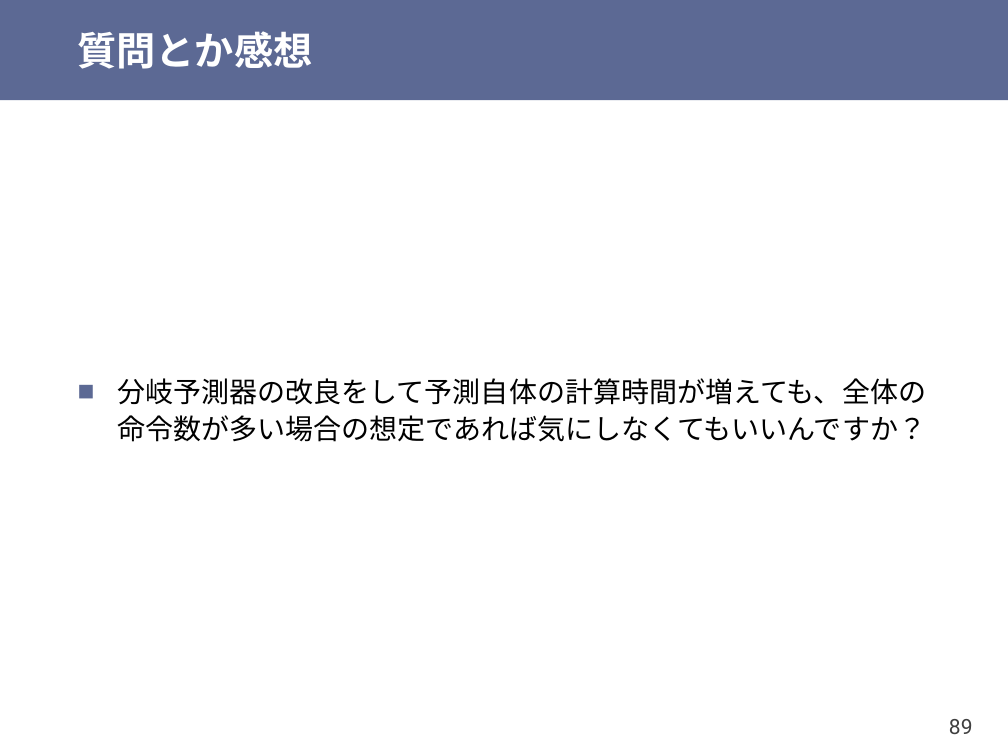
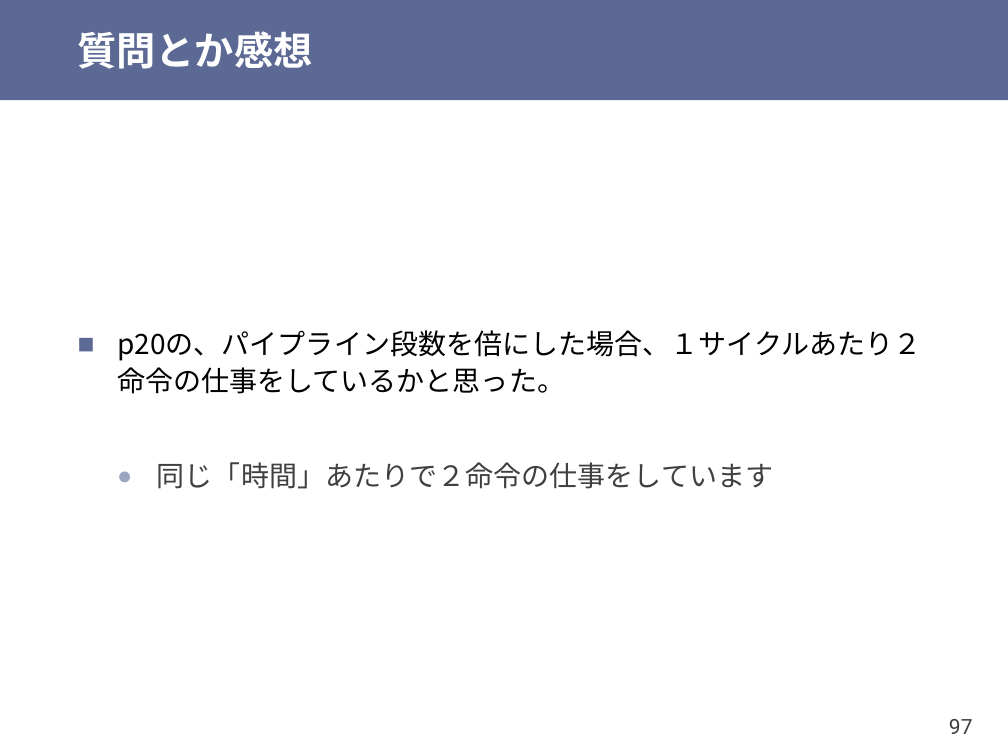
Before and after one commit to shioyadan/otya-computer-architecture-i, a slide deck: slide 97 of cai-shioya-09.pptx (slide 89 before the commit). Drawn at 1008x756 pixels with LibreOffice and Linux fonts; fonts in the diff are those of the drawing. Boxes give left, top, right and bottom in pixels: in the first picture for what was removed or moved away, otherwise in the second. Text is boxed around its words. In the diff, an @@ line names an element or a change of style, - is before the commit and + after.

```diff
--- a/cai-shioya-09.pptx
+++ b/cai-shioya-09.pptx
@@ text at (x1=117, y1=330, x2=921, y2=489): text changed @@
-■ 分岐予測器の改良をして予測自体の計算時間が増えても、全体の命令数が多い場合の想定であれば気にしなくてもいいんですか？
+■ p20の、パイプライン段数を倍にした場合、１サイクルあたり２命令の仕事をしているかと思った。
+  ● 同じ「時間」あたりで２命令の仕事をしています
@@ page number at (x1=949, y1=719, x2=973, y2=734): text changed @@
-89
+97
```
Also in this commit, not shown: 22 other slides changed, 1 slide added, 9 slides removed, 1 other file.
